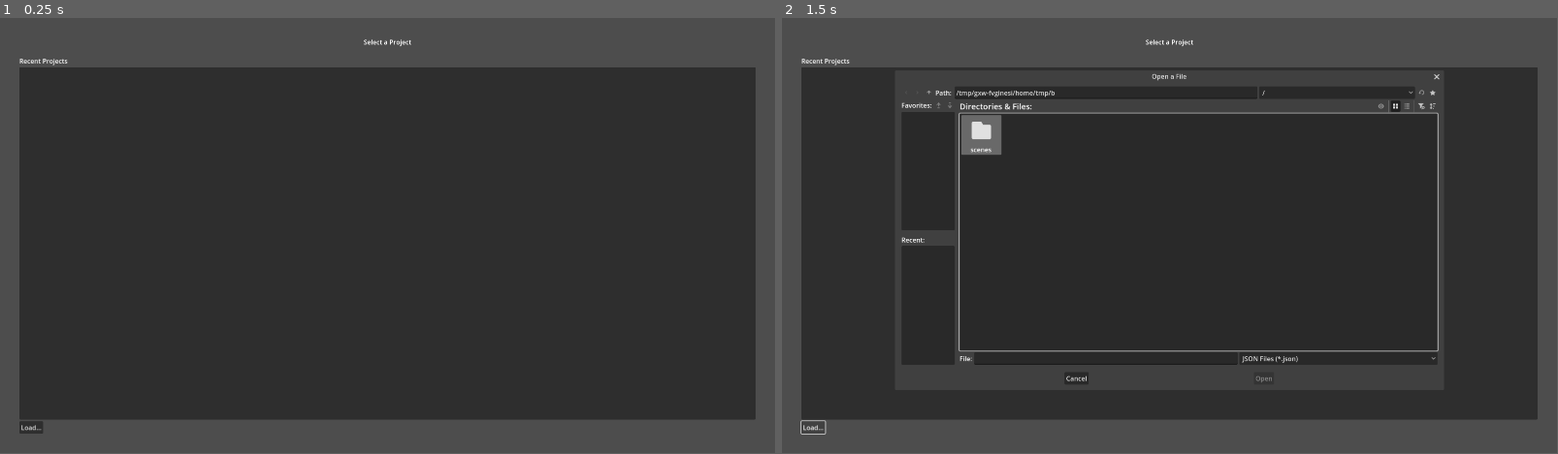
Above: before the commit, frames 1-2 (left to right).
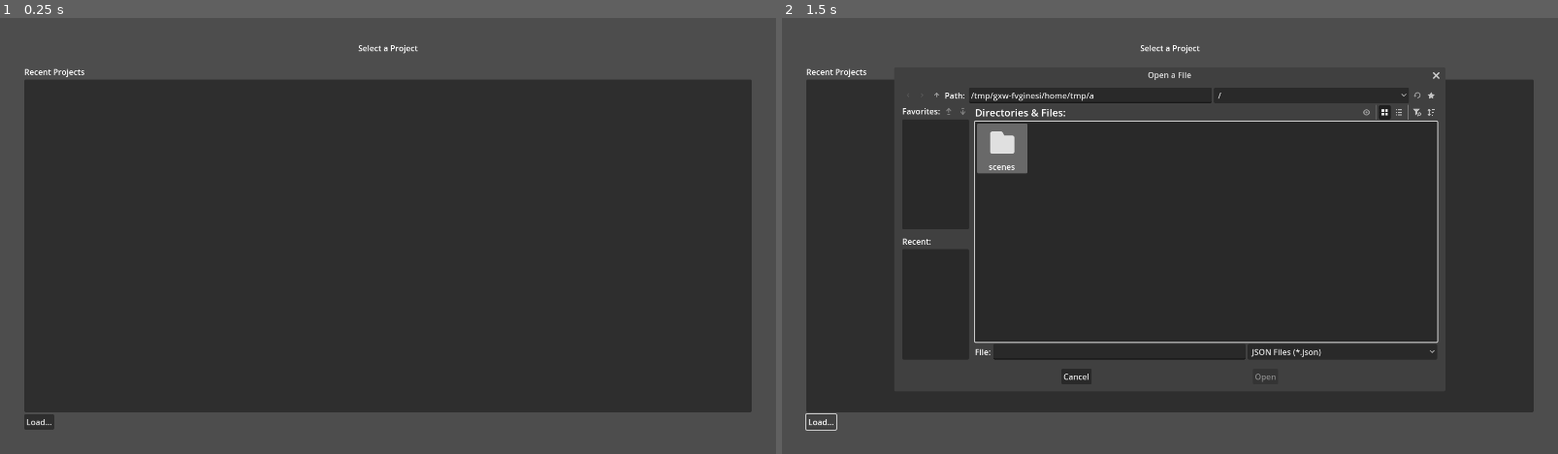
Above: after the commit, the same moments.

Repository: BlueHeronGames/dungeon-crawler-maker
Game: Godot game, scene res://scenes/select_project_scene.tscn
Two runs of this game, one before a commit and one after it. Both use one fixed random seed, a clock stepped at 60 frames per second and the inputs below.
Inputs:
- Up to frame 1 (0.25 s): no input
- Up to frame 2 (1.5 s): tap Enter at 0.5 s; click "Load..." at 1.25 s
In our replay, the window is 799x449 before the commit and 800x450 after it. These sizes can differ from the game's own. Grey fills any space a smaller window leaves; there, only what the larger window draws over its background counts as a difference.

The runs differ from the first frame. In frame 1, 5.1% of the frame differs, in the area x 2-98%, y 4-96%; in frame 2, 6.4%.

Commit message:
Fix: UI is small enough to fit on-screen with Godot dev toolbar

Diff:
--- a/editor/project.godot
+++ b/editor/project.godot
@@ -17,6 +17,6 @@
 
 [display]
 
-window/size/viewport_width=1920
-window/size/viewport_height=1080
+window/size/viewport_width=1536
+window/size/viewport_height=864
 window/stretch/aspect="ignore"
